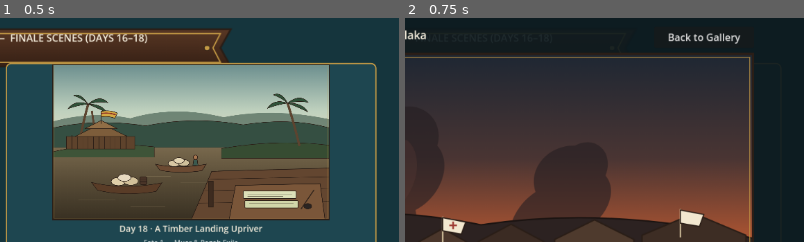
Above: before the commit, frames 1-2 (left to right).
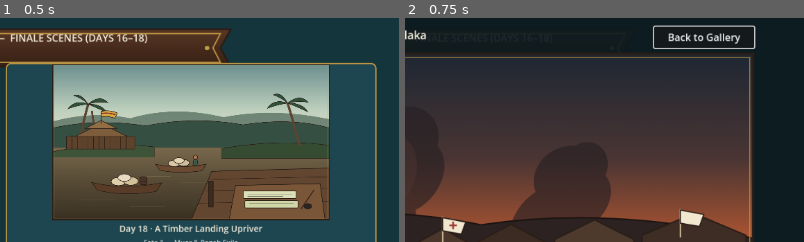
Above: after the commit, the same moments.

Repository: amylhk/port-master
Game: Godot game, scene res://scenes/finale_preview.tscn
Same seed, same stepped clock (60 frames per second), same inputs: the game is played once before the commit and once after it. This scene is started directly instead of the project's main scene.
Inputs (mouse positions are % of the whole screen's width and height, from its top left):
- Up to frame 1 (0.5 s): no input
- Up to frame 2 (0.75 s): click (26, 28) at 0.52 s
The pictures show only the part of the screen within x 50-100%, y 0-50%; the shares and areas given below are measured in that part.

Frame 1 is identical in both runs. In frame 2, 0.4% of the frame differs, in the area x 62-88%, y 3-14%.

Commit message:
Keep keyboard focus inside finale detail overlay
Co-Authored-By: Amy Lui <amyluihokwan@gmail.com>

Diff:
--- a/scripts/finale_preview.gd
+++ b/scripts/finale_preview.gd
@@ -22,6 +22,8 @@
 var detail_layer: Control
 var detail_tex: TextureRect
 var detail_caption: Label
+var close_btn: Button
+var last_thumb_btn: Control
 
 
 func _ready() -> void:
@@ -114,11 +116,16 @@
 	detail_caption.add_theme_color_override("font_color", PARCHMENT)
 	detail_layer.add_child(detail_caption)
 
-	var close_btn := Button.new()
+	close_btn = Button.new()
 	close_btn.text = "Back to Gallery"
 	close_btn.position = Vector2(1040, 14)
 	close_btn.size = Vector2(160, 34)
-	close_btn.pressed.connect(func() -> void: detail_layer.visible = false)
+	close_btn.pressed.connect(func() -> void:
+		detail_layer.visible = false
+		grid_layer.visible = true
+		if last_thumb_btn != null:
+			last_thumb_btn.grab_focus()
+	)
 	detail_layer.add_child(close_btn)
 
 
@@ -145,9 +152,12 @@
 	tex_btn.stretch_mode = TextureButton.STRETCH_KEEP_ASPECT_CENTERED
 	tex_btn.custom_minimum_size = Vector2(rect.size.x - 10, rect.size.y - 54)
 	tex_btn.pressed.connect(func() -> void:
+		last_thumb_btn = tex_btn
 		detail_tex.texture = img_tex
 		detail_caption.text = "%s  —  %s" % [entry["title"], entry["sub"]]
+		grid_layer.visible = false
 		detail_layer.visible = true
+		close_btn.grab_focus()
 	)
 	vbox.add_child(tex_btn)
 
